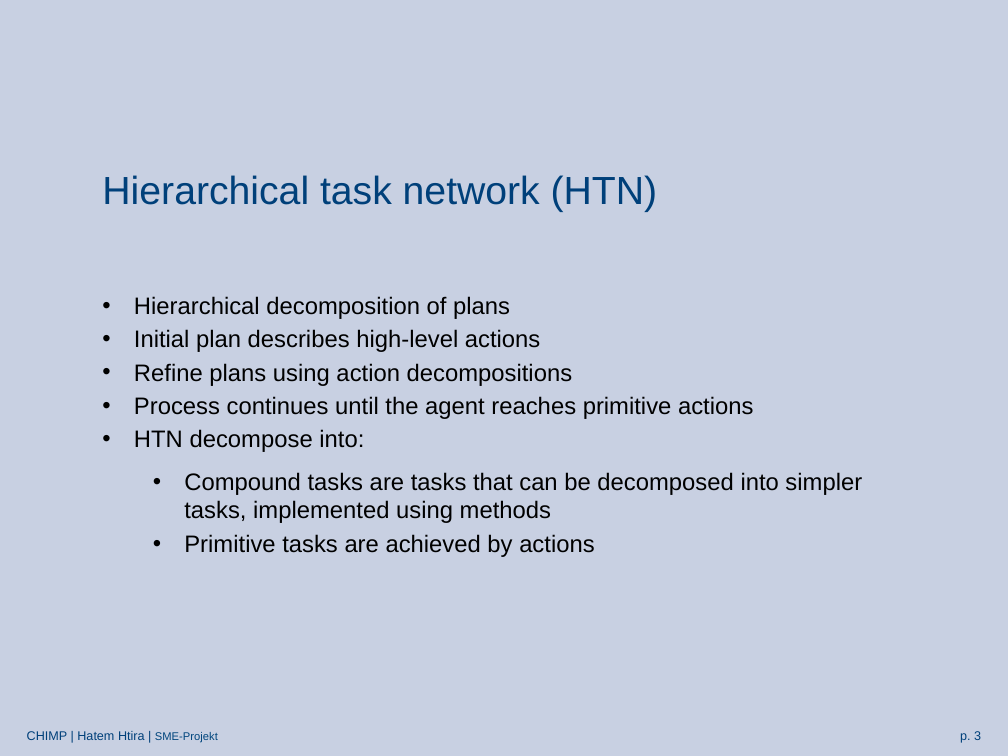
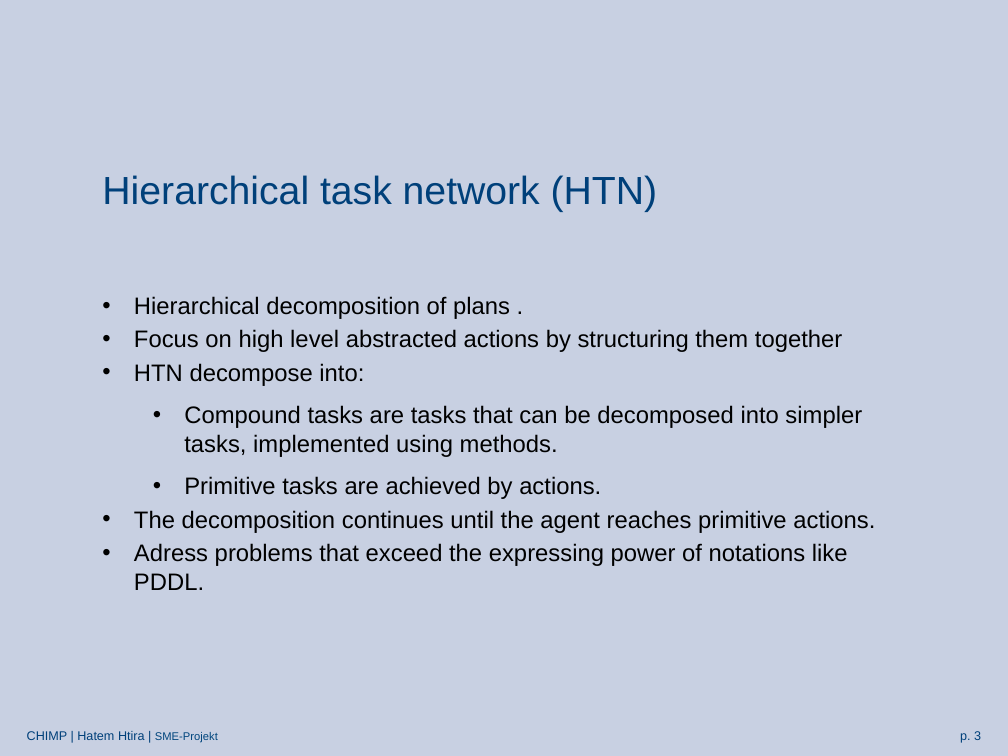
Before and after one commit to htiraHatem/CHIMP_MDP, a slide deck: slide 3 of HTN2MDP presentation.pptx. Drawn at 1008x756 pixels with LibreOffice and Linux fonts; fonts in the diff are those of the drawing; background and template pictures are left out. Boxes give left, top, right and bottom in pixels: in the first picture for what was removed or moved away, otherwise in the second. Text is boxed around its words. In the diff, an @@ line names an element or a change of style, - is before the commit and + after.

```diff
--- a/HTN2MDP presentation.pptx
+++ b/HTN2MDP presentation.pptx
@@ text at bbox=[134, 296, 842, 352]: text changed @@
-• Hierarchical decomposition of plans
-• Initial plan describes high-level actions
-• Refine plans using action decompositions
-• Process continues until the agent reaches primitive actions
+• Hierarchical decomposition of plans .
+• Focus on high level abstracted actions by structuring them together
@@ text at bbox=[134, 405, 875, 590]: text changed @@
-  • Compound tasks are tasks that can be decomposed into simpler tasks, implemented using methods
-  • Primitive tasks are achieved by actions
+  • Compound tasks are tasks that can be decomposed into simpler tasks, implemented using methods.
+  • Primitive tasks are achieved by actions.
+• The decomposition continues until the agent reaches primitive actions.
+• Adress problems that exceed the expressing power of notations like PDDL.
```
Also in this commit, not shown: 14 other slides changed, 1 slide removed.
